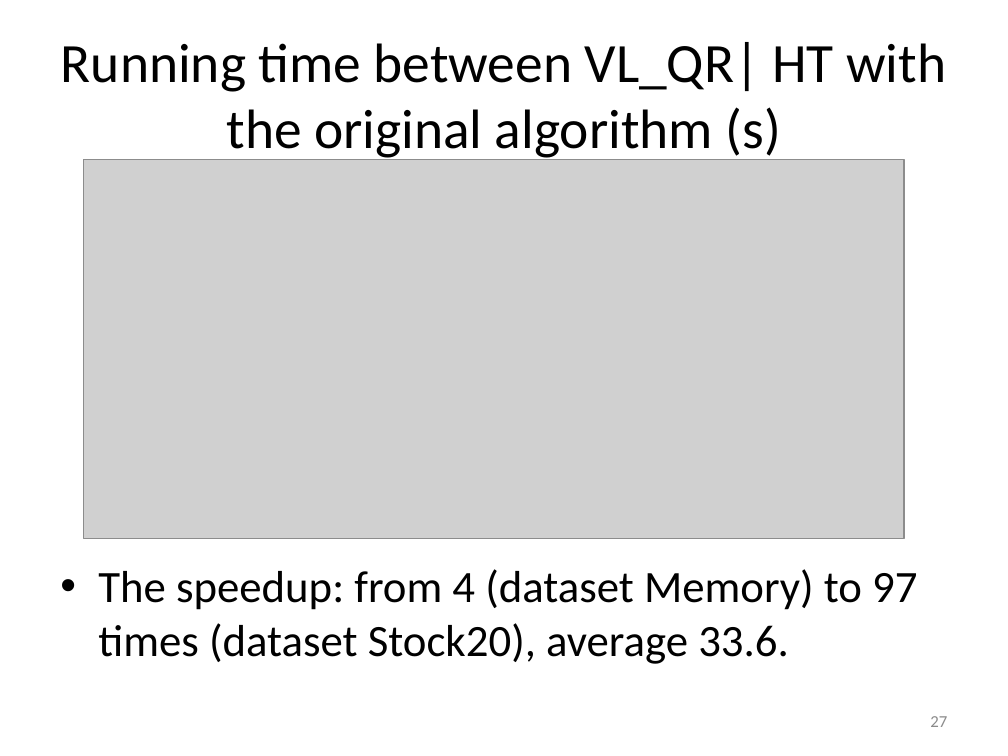
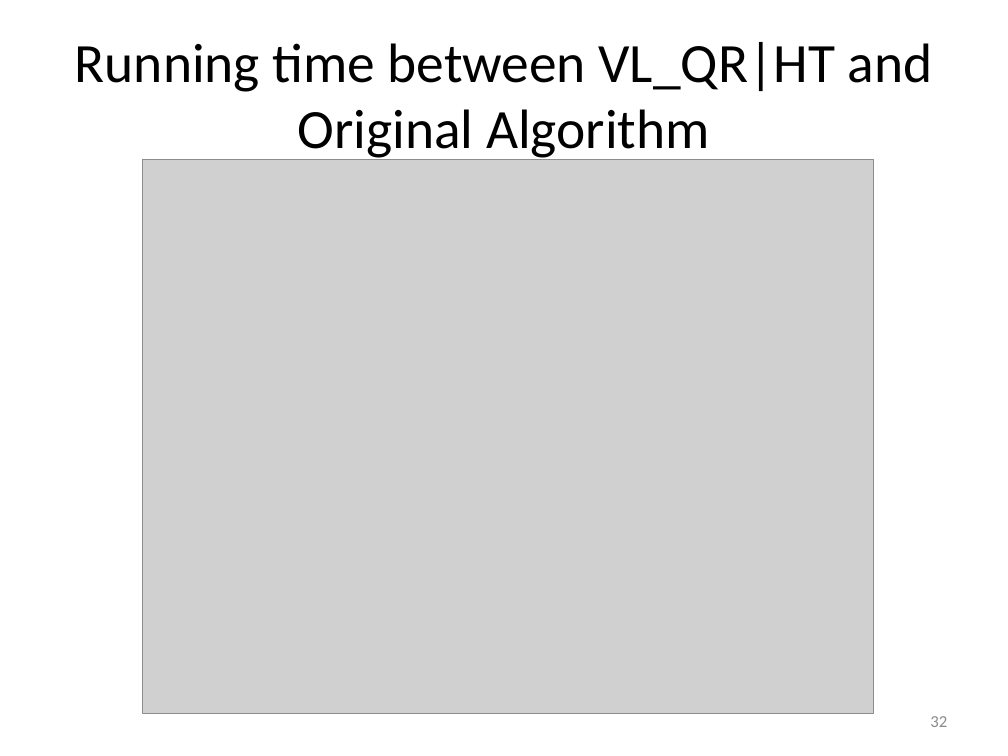
Before and after one commit to vyngo/caohoc-project-name, a slide deck: slide 32 of Report/pre.pptx (slide 27 before the commit). Drawn at 1008x756 pixels with LibreOffice and Linux fonts; fonts in the diff are those of the drawing; grey boxes stand for pictures. Boxes give left, top, right and bottom in pixels: in the first picture for what was removed or moved away, otherwise in the second. Text is boxed around its words. In the diff, an @@ line names an element or a change of style, - is before the commit and + after.

```diff
--- a/Report/pre.pptx
+++ b/Report/pre.pptx
@@ title at [75, 42, 933, 162]: text changed @@
-Running time between VL_QR| HT with the original algorithm (s)
+Running time between VL_QR|HT and Original Algorithm
@@ picture: place and size @@
-picture at [84, 159, 904, 538]
+picture at [143, 159, 874, 714]
@@ text removed at [98, 569, 917, 664] @@
-• The speedup: from 4 (dataset Memory) to 97 times (dataset Stock20), average 33.6.
@@ page number at [930, 716, 947, 727]: text changed @@
-27
+32
```
Also in this commit, not shown: 27 other slides changed, 9 slides added, 12 slides removed, 1 other file.
